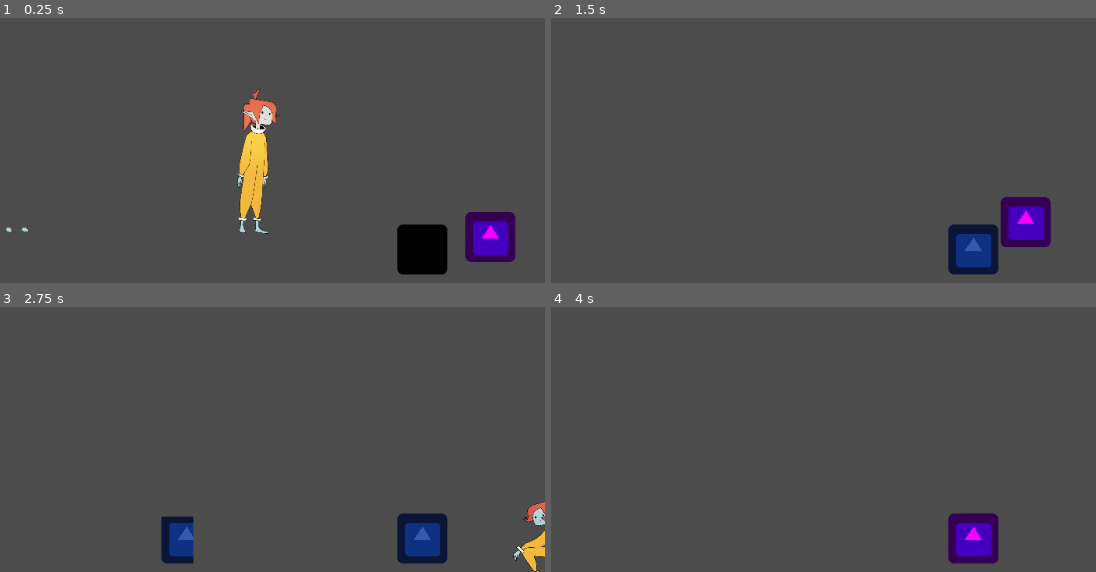
Above: before the commit, frames 1-4 (two rows, left to right).
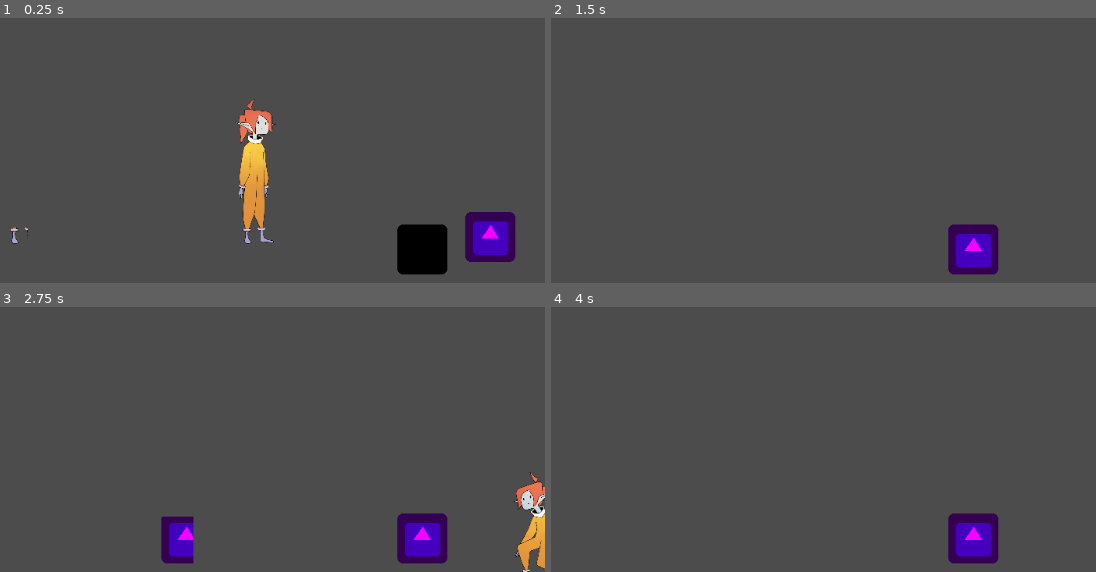
Above: after the commit, the same moments.

Repository: matthewkurnia/TuringsGarden
Game: Godot game, scene res://src/Player/PlayerTestScene.tscn
Two runs of this game, one before a commit and one after it. Both use one fixed random seed, a clock stepped at 60 frames per second and the inputs below. The project has no main scene, so this scene is started directly. The engine's default icon, where the game draws it, is replaced by a stand-in: a white triangle on a blue panel in a dark square.
Inputs:
- Up to frame 1 (0.25 s): no input
- Up to frame 2 (1.5 s): hold D (right) from 0.53 s (still down); tap Space (jump) at 0.6, 0.77, 1.07 s; tap E (interact) at 1.35 s
- Up to frame 3 (2.75 s): tap Space (jump) at 1.52, 1.55, 1.82, 2.1 s; release D (right) at 2.03 s; hold A (left) from 2.03 s (still down)
- Up to frame 4 (4 s): release A (left) at 2.78 s; hold D (right) from 2.78 s (still down); tap E (interact) at 2.85 s; tap Space (jump) at 3.02, 3.05, 3.32, 3.6, 3.77 s

The runs differ from the first frame. In frame 1, 2.1% of the frame differs, in the area x 1-52%, y 26-86%; in frame 2, 3.4%; in frame 3, 4.1%, in the area x 29-100%, y 62-100%; in frame 4, nothing differs.

Commit message:
animation tree restructured, area base node removed

Diff:
--- a/src/Areas/BaseArea.tscn
+++ /dev/null
@@ -1,24 +0,0 @@
-[gd_scene format=2]
-
-[node name="Game" type="Node"]
-
-[node name="World" type="ViewportContainer" parent="."]
-anchor_right = 1.0
-anchor_bottom = 1.0
-stretch = true
-__meta__ = {
-"_edit_use_anchors_": false
-}
-
-[node name="Viewport" type="Viewport" parent="World"]
-handle_input_locally = false
-disable_3d = true
-usage = 0
-render_target_update_mode = 3
-
-[node name="Interface" type="Control" parent="."]
-anchor_right = 1.0
-anchor_bottom = 1.0
-__meta__ = {
-"_edit_use_anchors_": false
-}
--- a/src/Areas/TestArea.tscn
+++ /dev/null
@@ -1,84 +0,0 @@
-[gd_scene load_steps=7 format=2]
-
-[ext_resource path="res://src/Areas/BaseArea.tscn" type="PackedScene" id=1]
-[ext_resource path="res://src/Objects/DistortionCrystal/DistortionCrystal.tscn" type="PackedScene" id=2]
-[ext_resource path="res://src/Objects/Wall/BaseWall.tscn" type="PackedScene" id=3]
-[ext_resource path="res://icon.png" type="Texture" id=4]
-[ext_resource path="res://src/Player/Player.tscn" type="PackedScene" id=5]
-
-[sub_resource type="Animation" id=1]
-resource_name = "Test"
-length = 2.0
-loop = true
-tracks/0/type = "value"
-tracks/0/path = NodePath(".:position")
-tracks/0/interp = 1
-tracks/0/loop_wrap = true
-tracks/0/imported = false
-tracks/0/enabled = true
-tracks/0/keys = {
-"times": PoolRealArray( 0, 1 ),
-"transitions": PoolRealArray( 1, 1 ),
-"update": 0,
-"values": [ Vector2( 600, 300 ), Vector2( 300, 300 ) ]
-}
-tracks/1/type = "value"
-tracks/1/path = NodePath("Projection:position")
-tracks/1/interp = 1
-tracks/1/loop_wrap = true
-tracks/1/imported = false
-tracks/1/enabled = false
-tracks/1/keys = {
-"times": PoolRealArray( 0, 1 ),
-"transitions": PoolRealArray( 1, 1 ),
-"update": 0,
-"values": [ Vector2( 0, 0 ), Vector2( -300, 0 ) ]
-}
-
-[node name="Game" instance=ExtResource( 1 )]
-
-[node name="Viewport" parent="World" index="0"]
-size = Vector2( 1024, 600 )
-
-[node name="Node2D" type="Node2D" parent="World/Viewport" index="0"]
-
-[node name="Wall1" parent="World/Viewport/Node2D" index="0" instance=ExtResource( 3 )]
-position = Vector2( 500, 500 )
-
-[node name="CollisionPolygon2D" parent="World/Viewport/Node2D/Wall1" index="0"]
-polygon = PoolVector2Array( 500, 50, 500, -50, -100, -50, -100, 50 )
-
-[node name="Sprite" type="Sprite" parent="World/Viewport/Node2D/Wall1" index="1"]
-texture = ExtResource( 4 )
-
-[node name="Wall2" parent="World/Viewport/Node2D" index="1" instance=ExtResource( 3 )]
-position = Vector2( 100, 500 )
-
-[node name="CollisionPolygon2D" parent="World/Viewport/Node2D/Wall2" index="0"]
-polygon = PoolVector2Array( 50, 100, 50, -100, -50, -100, -50, 100 )
-
-[node name="DistortionCrystal" parent="World/Viewport/Node2D" index="2" instance=ExtResource( 2 )]
-position = Vector2( 600, 300 )
-
-[node name="Source" parent="World/Viewport/Node2D/DistortionCrystal" index="1"]
-position = Vector2( 0, 200 )
-
-[node name="CollisionPolygon2D" parent="World/Viewport/Node2D/DistortionCrystal/Source" index="0"]
-polygon = PoolVector2Array( 80, 80, -80, 80, -80, -80, 80, -80 )
-
-[node name="AnimationPlayer" type="AnimationPlayer" parent="World/Viewport/Node2D/DistortionCrystal" index="2"]
-autoplay = "Test"
-playback_speed = 0.5
-anims/Test = SubResource( 1 )
-
-[node name="Camera2D" type="Camera2D" parent="World/Viewport/Node2D" index="3"]
-current = true
-
-[node name="Player" parent="World/Viewport/Node2D" index="4" instance=ExtResource( 5 )]
-position = Vector2( 100, 0 )
-
-[editable path="World/Viewport/Node2D/Wall1"]
-
-[editable path="World/Viewport/Node2D/Wall2"]
-
-[editable path="World/Viewport/Node2D/DistortionCrystal"]
--- a/src/Objects/EnergyOrb/Orb.tscn
+++ b/src/Objects/EnergyOrb/Orb.tscn
@@ -1,7 +1,7 @@
 [gd_scene load_steps=2 format=2]
 
 [sub_resource type="CircleShape2D" id=1]
-radius = 100.0
+radius = 32.0
 
 [node name="Orb1" type="Area2D"]
 __meta__ = {
--- a/src/Player/Player.tscn
+++ b/src/Player/Player.tscn
@@ -39,7 +39,13 @@
 [ext_resource path="res://assets/player/sprites/evelyn0030.png" type="Texture" id=37]
 [ext_resource path="res://assets/player/sprites/evelyn0028.png" type="Texture" id=38]
 
-[sub_resource type="SpriteFrames" id=1]
+[sub_resource type="RectangleShape2D" id=1]
+extents = Vector2( 20, 83 )
+
+[sub_resource type="CircleShape2D" id=2]
+radius = 80.0
+
+[sub_resource type="SpriteFrames" id=3]
 animations = [ {
 "frames": [ ExtResource( 22 ), ExtResource( 14 ) ],
 "loop": true,
@@ -51,15 +57,25 @@
 "name": "run_turn",
 "speed": 5.0
 }, {
+"frames": [ ExtResource( 8 ), ExtResource( 38 ), ExtResource( 36 ), ExtResource( 37 ) ],
+"loop": false,
+"name": "land",
+"speed": 12.0
+}, {
+"frames": [ ExtResource( 13 ), ExtResource( 19 ), ExtResource( 33 ), ExtResource( 10 ), ExtResource( 11 ), ExtResource( 27 ), ExtResource( 28 ), ExtResource( 21 ), ExtResource( 25 ), ExtResource( 30 ), ExtResource( 24 ), ExtResource( 23 ) ],
+"loop": true,
+"name": "run",
+"speed": 12.0
+}, {
 "frames": [ ExtResource( 29 ), ExtResource( 37 ) ],
 "loop": true,
 "name": "stopping",
 "speed": 5.0
 }, {
-"frames": [ ExtResource( 13 ), ExtResource( 19 ), ExtResource( 33 ), ExtResource( 10 ), ExtResource( 11 ), ExtResource( 27 ), ExtResource( 28 ), ExtResource( 21 ), ExtResource( 25 ), ExtResource( 30 ), ExtResource( 24 ), ExtResource( 23 ) ],
+"frames": [ ExtResource( 9 ), ExtResource( 35 ), ExtResource( 16 ), ExtResource( 18 ), ExtResource( 20 ) ],
 "loop": true,
-"name": "run",
-"speed": 12.0
+"name": "fall",
+"speed": 3.0
 }, {
 "frames": [ ExtResource( 26 ) ],
 "loop": true,
@@ -71,30 +87,13 @@
 "name": "jump",
 "speed": 12.0
 }, {
-"frames": [ ExtResource( 16 ), ExtResource( 18 ), ExtResource( 20 ) ],
-"loop": true,
-"name": "fall",
-"speed": 3.0
-}, {
 "frames": [ ExtResource( 32 ) ],
 "loop": true,
 "name": "air_turn",
 "speed": 12.0
-}, {
-"frames": [ ExtResource( 8 ), ExtResource( 38 ), ExtResource( 36 ), ExtResource( 37 ) ],
-"loop": false,
-"name": "land",
-"speed": 12.0
 } ]
 
-[sub_resource type="RectangleShape2D" id=2]
-extents = Vector2( 20, 83 )
-
-[sub_resource type="CircleShape2D" id=3]
-radius = 80.0
-
 [sub_resource type="Animation" id=4]
-resource_name = "fall"
 length = 0.5
 step = 0.083
 tracks/0/type = "value"
@@ -116,72 +115,69 @@
 tracks/1/imported = false
 tracks/1/enabled = true
 tracks/1/keys = {
+"times": PoolRealArray( 0, 0.166, 0.249, 0.332 ),
+"transitions": PoolRealArray( 1, 1, 1, 1 ),
+"update": 1,
+"values": [ 0, 2, 3, 4 ]
+}
+
+[sub_resource type="Animation" id=5]
+length = 0.6
+loop = true
+tracks/0/type = "value"
+tracks/0/path = NodePath("AnimatedSprite:frame")
+tracks/0/interp = 1
+tracks/0/loop_wrap = true
+tracks/0/imported = false
+tracks/0/enabled = true
+tracks/0/keys = {
+"times": PoolRealArray( 0, 0.3 ),
+"transitions": PoolRealArray( 1, 1 ),
+"update": 1,
+"values": [ 0, 1 ]
+}
+tracks/1/type = "value"
+tracks/1/path = NodePath("AnimatedSprite:animation")
+tracks/1/interp = 1
+tracks/1/loop_wrap = true
+tracks/1/imported = false
+tracks/1/enabled = true
+tracks/1/keys = {
+"times": PoolRealArray( 0 ),
+"transitions": PoolRealArray( 1 ),
+"update": 1,
+"values": [ "idle" ]
+}
+
+[sub_resource type="Animation" id=6]
+length = 0.249
+step = 0.083
+tracks/0/type = "value"
+tracks/0/path = NodePath("AnimatedSprite:animation")
+tracks/0/interp = 1
+tracks/0/loop_wrap = true
+tracks/0/imported = false
+tracks/0/enabled = true
+tracks/0/keys = {
+"times": PoolRealArray( 0 ),
+"transitions": PoolRealArray( 1 ),
+"update": 1,
+"values": [ "jump" ]
+}
+tracks/1/type = "value"
+tracks/1/path = NodePath("AnimatedSprite:frame")
+tracks/1/interp = 1
+tracks/1/loop_wrap = true
+tracks/1/imported = false
+tracks/1/enabled = true
+tracks/1/keys = {
 "times": PoolRealArray( 0, 0.083, 0.166 ),
 "transitions": PoolRealArray( 1, 1, 1 ),
 "update": 1,
 "values": [ 0, 1, 2 ]
 }
 
-[sub_resource type="Animation" id=5]
-resource_name = "idle"
-length = 0.6
-loop = true
-tracks/0/type = "value"
-tracks/0/path = NodePath("AnimatedSprite:frame")
-tracks/0/interp = 1
-tracks/0/loop_wrap = true
-tracks/0/imported = false
-tracks/0/enabled = true
-tracks/0/keys = {
-"times": PoolRealArray( 0, 0.3 ),
-"transitions": PoolRealArray( 1, 1 ),
-"update": 1,
-"values": [ 0, 1 ]
-}
-tracks/1/type = "value"
-tracks/1/path = NodePath("AnimatedSprite:animation")
-tracks/1/interp = 1
-tracks/1/loop_wrap = true
-tracks/1/imported = false
-tracks/1/enabled = true
-tracks/1/keys = {
-"times": PoolRealArray( 0 ),
-"transitions": PoolRealArray( 1 ),
-"update": 1,
-"values": [ "idle" ]
-}
-
-[sub_resource type="Animation" id=6]
-resource_name = "jump"
-length = 0.415
-step = 0.083
-tracks/0/type = "value"
-tracks/0/path = NodePath("AnimatedSprite:animation")
-tracks/0/interp = 1
-tracks/0/loop_wrap = true
-tracks/0/imported = false
-tracks/0/enabled = true
-tracks/0/keys = {
-"times": PoolRealArray( 0 ),
-"transitions": PoolRealArray( 1 ),
-"update": 1,
-"values": [ "jump" ]
-}
-tracks/1/type = "value"
-tracks/1/path = NodePath("AnimatedSprite:frame")
-tracks/1/interp = 1
-tracks/1/loop_wrap = true
-tracks/1/imported = false
-tracks/1/enabled = true
-tracks/1/keys = {
-"times": PoolRealArray( 0, 0.083, 0.166, 0.249, 0.332 ),
-"transitions": PoolRealArray( 1, 1, 1, 1, 1 ),
-"update": 1,
-"values": [ 0, 1, 2, 3, 4 ]
-}
-
 [sub_resource type="Animation" id=7]
-resource_name = "land"
 length = 0.332
 step = 0.083
 tracks/0/type = "value"
@@ -210,7 +206,6 @@
 }
 
 [sub_resource type="Animation" id=8]
-resource_name = "mid_jump"
 length = 0.2
 tracks/0/type = "value"
 tracks/0/path = NodePath("AnimatedSprite:animation")
@@ -234,7 +229,7 @@
 "times": PoolRealArray( 0 ),
 "transitions": PoolRealArray( 1 ),
 "update": 1,
-"values": [ 4 ]
+"values": [ 2 ]
 }
 
 [sub_resource type="Animation" id=9]
@@ -294,8 +289,7 @@
 "values": [ 1 ]
 }
 
-[sub_resource type="Animation" id=10]
-resource_name = "stop"
+[sub_resource type="Animation" id=11]
 length = 0.2
 tracks/0/type = "value"
 tracks/0/path = NodePath("AnimatedSprite:animation")
@@ -405,8 +399,7 @@
 } ]
 }
 
-[sub_resource type="Animation" id=13]
-resource_name = "turn_on_run"
+[sub_resource type="Animation" id=14]
 length = 0.167
 step = 0.083
 tracks/0/type = "value"
@@ -448,45 +441,42 @@
 } ]
 }
 
-[sub_resource type="AnimationNodeAnimation" id=14]
+[sub_resource type="AnimationNodeAnimation" id=15]
 animation = "fall"
 
-[sub_resource type="AnimationNodeAnimation" id=15]
+[sub_resource type="AnimationNodeAnimation" id=16]
 animation = "idle"
 
-[sub_resource type="AnimationNodeAnimation" id=16]
+[sub_resource type="AnimationNodeAnimation" id=17]
 animation = "jump"
 
-[sub_resource type="AnimationNodeAnimation" id=17]
-animation = "mid_jump"
-
-[sub_resource type="AnimationNodeAnimation" id=18]
+[sub_resource type="AnimationNodeAnimation" id=19]
 animation = "land"
 
-[sub_resource type="AnimationNodeAnimation" id=19]
+[sub_resource type="AnimationNodeAnimation" id=20]
 animation = "run"
 
-[sub_resource type="AnimationNodeAnimation" id=20]
+[sub_resource type="AnimationNodeAnimation" id=21]
 animation = "stop"
 
-[sub_resource type="AnimationNodeAnimation" id=21]
+[sub_resource type="AnimationNodeAnimation" id=22]
 animation = "turn_on_ground"
 
-[sub_resource type="AnimationNodeAnimation" id=22]
+[sub_resource type="AnimationNodeAnimation" id=23]
 animation = "turn_mid_air"
 
-[sub_resource type="AnimationNodeAnimation" id=23]
+[sub_resource type="AnimationNodeAnimation" id=24]
 animation = "turn_on_run"
 
-[sub_resource type="AnimationNodeStateMachineTransition" id=24]
-
 [sub_resource type="AnimationNodeStateMachineTransition" id=25]
 
 [sub_resource type="AnimationNodeStateMachineTransition" id=26]
+
+[sub_resource type="AnimationNodeStateMachineTransition" id=27]
 switch_mode = 2
 auto_advance = true
 
-[sub_resource type="AnimationNodeStateMachineTransition" id=27]
+[sub_resource type="AnimationNodeStateMachineTransition" id=28]
 
 [sub_resource type="AnimationNodeStateMachineTransition" id=29]
 
@@ -508,12 +498,6 @@
 switch_mode = 2
 auto_advance = true
 
-[sub_resource type="AnimationNodeStateMachineTransition" id=35]
-switch_mode = 2
-auto_advance = true
-
-[sub_resource type="AnimationNodeStateMachineTransition" id=36]
-
 [sub_resource type="AnimationNodeStateMachineTransition" id=37]
 
 [sub_resource type="AnimationNodeStateMachineTransition" id=38]
@@ -521,85 +505,81 @@
 auto_advance = true
 
 [sub_resource type="AnimationNodeStateMachineTransition" id=39]
+
+[sub_resource type="AnimationNodeStateMachineTransition" id=40]
+advance_condition = "advance_run"
+
+[sub_resource type="AnimationNodeStateMachineTransition" id=41]
 switch_mode = 2
-auto_advance = true
-
-[sub_resource type="AnimationNodeStateMachineTransition" id=42]
 
 [sub_resource type="AnimationNodeStateMachineTransition" id=44]
-advance_condition = "advance_run"
-
-[sub_resource type="AnimationNodeStateMachineTransition" id=45]
-switch_mode = 2
-
-[sub_resource type="AnimationNodeStateMachine" id=40]
-states/fall/node = SubResource( 14 )
+
+[sub_resource type="AnimationNodeStateMachine" id=42]
+states/fall/node = SubResource( 15 )
 states/fall/position = Vector2( 827, 61 )
-states/idle/node = SubResource( 15 )
+states/idle/node = SubResource( 16 )
 states/idle/position = Vector2( 445, 129 )
-states/initial_jump/node = SubResource( 16 )
-states/initial_jump/position = Vector2( 712, 427 )
 states/jump/node = SubResource( 17 )
-states/jump/position = Vector2( 853, 228 )
-states/land/node = SubResource( 18 )
+states/jump/position = Vector2( 712, 427 )
+states/land/node = SubResource( 19 )
 states/land/position = Vector2( 110, 71 )
-states/run/node = SubResource( 19 )
+states/run/node = SubResource( 20 )
 states/run/position = Vector2( 305, 458 )
-states/stop/node = SubResource( 20 )
+states/stop/node = SubResource( 21 )
 states/stop/position = Vector2( 289, 249 )
-states/turn_idle/node = SubResource( 21 )
+states/turn_idle/node = SubResource( 22 )
 states/turn_idle/position = Vector2( 609, 151 )
-states/turn_mid_air/node = SubResource( 22 )
+states/turn_mid_air/node = SubResource( 23 )
 states/turn_mid_air/position = Vector2( 691, 267 )
-states/turn_run/node = SubResource( 23 )
+states/turn_run/node = SubResource( 24 )
 states/turn_run/position = Vector2( 507, 391 )
-transitions = [ "idle", "fall", SubResource( 24 ), "fall", "land", SubResource( 25 ), "land", "idle", SubResource( 26 ), "idle", "initial_jump", SubResource( 27 ), "run", "initial_jump", SubResource( 29 ), "land", "run", SubResource( 30 ), "turn_mid_air", "fall", SubResource( 31 ), "turn_idle", "idle", SubResource( 32 ), "run", "stop", SubResource( 33 ), "stop", "idle", SubResource( 34 ), "initial_jump", "jump", SubResource( 35 ), "jump", "fall", SubResource( 36 ), "land", "initial_jump", SubResource( 37 ), "turn_mid_air", "jump", SubResource( 38 ), "turn_run", "run", SubResource( 39 ), "run", "fall", SubResource( 42 ), "idle", "run", SubResource( 44 ), "turn_idle", "run", SubResource( 45 ) ]
+transitions = [ "idle", "fall", SubResource( 25 ), "fall", "land", SubResource( 26 ), "land", "idle", SubResource( 27 ), "idle", "jump", SubResource( 28 ), "run", "jump", SubResource( 29 ), "land", "run", SubResource( 30 ), "turn_mid_air", "fall", SubResource( 31 ), "turn_idle", "idle", SubResource( 32 ), "run", "stop", SubResource( 33 ), "stop", "idle", SubResource( 34 ), "land", "jump", SubResource( 37 ), "turn_run", "run", SubResource( 38 ), "run", "fall", SubResource( 39 ), "idle", "run", SubResource( 40 ), "turn_idle", "run", SubResource( 41 ), "jump", "fall", SubResource( 44 ) ]
 graph_offset = Vector2( -68.4122, 0 )
 
-[sub_resource type="AnimationNodeStateMachinePlayback" id=41]
+[sub_resource type="AnimationNodeStateMachinePlayback" id=43]
 
 [node name="Player" type="KinematicBody2D"]
 script = ExtResource( 1 )
 __meta__ = {
 "_edit_group_": true
 }
-friction = 0.3
-acceleration = 200.0
-jump_strength = 850.0
+friction = 0.25
+acceleration = 180.0
+jump_strength = 900.0
+gravity = 52.0
+
+[node name="CollisionShape2D" type="CollisionShape2D" parent="."]
+shape = SubResource( 1 )
+
+[node name="StateMachine" type="Node" parent="."]
+script = ExtResource( 2 )
+initial_state = NodePath("Idle")
+
+[node name="Idle" type="Node" parent="StateMachine"]
+script = ExtResource( 3 )
+
+[node name="Run" type="Node" parent="StateMachine"]
+script = ExtResource( 4 )
+
+[node name="Jump" type="Node" parent="StateMachine"]
+script = ExtResource( 5 )
+
+[node name="Fall" type="Node" parent="StateMachine"]
+script = ExtResource( 6 )
+
+[node name="PullingLever" type="Node" parent="StateMachine"]
+
+[node name="PickupArea" type="Area2D" parent="."]
+script = ExtResource( 7 )
+
+[node name="CollisionShape2D" type="CollisionShape2D" parent="PickupArea"]
+shape = SubResource( 2 )
 
 [node name="AnimatedSprite" type="AnimatedSprite" parent="."]
 position = Vector2( 0, -8 )
 scale = Vector2( 0.2, 0.2 )
-frames = SubResource( 1 )
-animation = "run"
-frame = 11
-
-[node name="CollisionShape2D" type="CollisionShape2D" parent="."]
-shape = SubResource( 2 )
-
-[node name="StateMachine" type="Node" parent="."]
-script = ExtResource( 2 )
-initial_state = NodePath("Idle")
-
-[node name="Idle" type="Node" parent="StateMachine"]
-script = ExtResource( 3 )
-
-[node name="Run" type="Node" parent="StateMachine"]
-script = ExtResource( 4 )
-
-[node name="Jump" type="Node" parent="StateMachine"]
-script = ExtResource( 5 )
-
-[node name="Fall" type="Node" parent="StateMachine"]
-script = ExtResource( 6 )
-
-[node name="PullingLever" type="Node" parent="StateMachine"]
-
-[node name="PickupArea" type="Area2D" parent="."]
-script = ExtResource( 7 )
-
-[node name="CollisionShape2D" type="CollisionShape2D" parent="PickupArea"]
-shape = SubResource( 3 )
+frames = SubResource( 3 )
+animation = "fall"
 
 [node name="AnimationPlayer" type="AnimationPlayer" parent="."]
 anims/fall = SubResource( 4 )
@@ -608,17 +588,17 @@
 anims/land = SubResource( 7 )
 anims/mid_jump = SubResource( 8 )
 anims/run = SubResource( 9 )
-anims/run_start = SubResource( 43 )
-anims/stop = SubResource( 10 )
-anims/turn_mid_air = SubResource( 11 )
-anims/turn_on_ground = SubResource( 12 )
-anims/turn_on_run = SubResource( 13 )
+anims/run_start = SubResource( 10 )
+anims/stop = SubResource( 11 )
+anims/turn_mid_air = SubResource( 12 )
+anims/turn_on_ground = SubResource( 13 )
+anims/turn_on_run = SubResource( 14 )
 
 [node name="AnimationTree" type="AnimationTree" parent="."]
-tree_root = SubResource( 40 )
+tree_root = SubResource( 42 )
 anim_player = NodePath("../AnimationPlayer")
 active = true
-parameters/playback = SubResource( 41 )
+parameters/playback = SubResource( 43 )
 parameters/conditions/advance_run = false
 script = ExtResource( 34 )
 [connection signal="area_entered" from="PickupArea" to="PickupArea" method="_on_area_entered"]
--- a/src/Player/PlayerAnimationTree.gd
+++ b/src/Player/PlayerAnimationTree.gd
@@ -12,21 +12,20 @@
 func _ready():
 	owner.connect("direction_changed", self, "change_direction")
 	anim_state_machine.call_deferred("start", "idle")
-	set_process(false)
 
 
 func _process(delta):
-	animated_sprite.rotation_degrees = direction * min(abs(animated_sprite.rotation_degrees) + 0.3, 15)
+	if anim_state_machine.get_current_node() == "jump":
+		animated_sprite.rotation_degrees = owner.velo.x/owner.max_speed * 20
+		return
+	animated_sprite.rotation_degrees = lerp(animated_sprite.rotation_degrees, 0, 0.2)
+	return
+#	animated_sprite.rotation_degrees = direction * min(abs(animated_sprite.rotation_degrees) + 0.3, 15)
 
 
 func update_animation(anim_name: String) -> void:
 	anim_state_machine.travel(anim_name)
 	self["parameters/conditions/advance_run"] = anim_name == "run"
-	if anim_name == "fall":
-		set_process(true)
-	else:
-		set_process(false)
-		animated_sprite.rotation_degrees = 0
 
 
 func change_direction(new_dir):
@@ -36,8 +35,10 @@
 			anim_state_machine.start("turn_run")
 		else:
 			anim_state_machine.start("turn_idle")
+	elif anim_state_machine.get_current_node() == "fall":
+		anim_state_machine.start("turn_mid_air")
 	else:
-		anim_state_machine.start("turn_mid_air")
+		update_flip()
 
 
 func update_flip():
@@ -45,4 +46,4 @@
 		animated_sprite.flip_h = false
 	else:
 		animated_sprite.flip_h = true
-	self.advance(0.1)
+	self.advance(0.05)
--- a/src/Player/States/Fall.gd
+++ b/src/Player/States/Fall.gd
@@ -1,7 +1,7 @@
 extends State
 
 
-export var gravity_multiplier = 1.5
+export var gravity_multiplier = 0.95
 
 
 func update_movement(velo):
--- a/src/Player/States/Run.gd
+++ b/src/Player/States/Run.gd
@@ -1,4 +1,11 @@
 extends State
+
+
+var just_entered = false
+
+
+func enter():
+	just_entered = true
 
 
 func update_movement(velo):
@@ -11,4 +18,7 @@
 
 	var x = velo.x + get_input_direction() * owner.acceleration
 
+	if just_entered:
+		just_entered = false
+		return Vector2(0, velo.y + owner.gravity)
 	return Vector2(x, velo.y + owner.gravity)
Binary file changed: assets/player/multiply_layer/multiply_1.png
Binary file changed: assets/player/multiply_layer/multiply_2.png
Binary file changed: assets/player/multiply_layer/multiply_3.png
Binary file changed: assets/player/multiply_layer/multiply_4.png
Binary file changed: assets/player/sprites/evelyn0001.png
Binary file changed: assets/player/sprites/evelyn0002.png
Binary file changed: assets/player/sprites/evelyn0003.png
Binary file changed: assets/player/sprites/evelyn0004.png
Binary file changed: assets/player/sprites/evelyn0005.png
Binary file changed: assets/player/sprites/evelyn0006.png
Binary file changed: assets/player/sprites/evelyn0007.png
Binary file changed: assets/player/sprites/evelyn0008.png
(and 27 more such lines)
